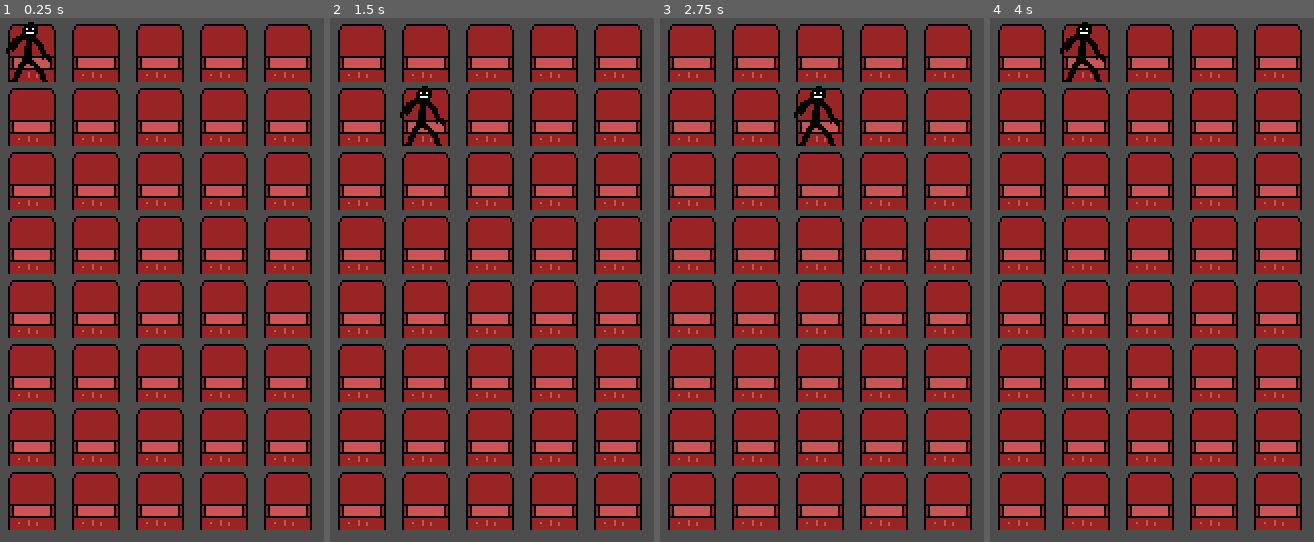
Above: before the commit, frames 1-4 (left to right).
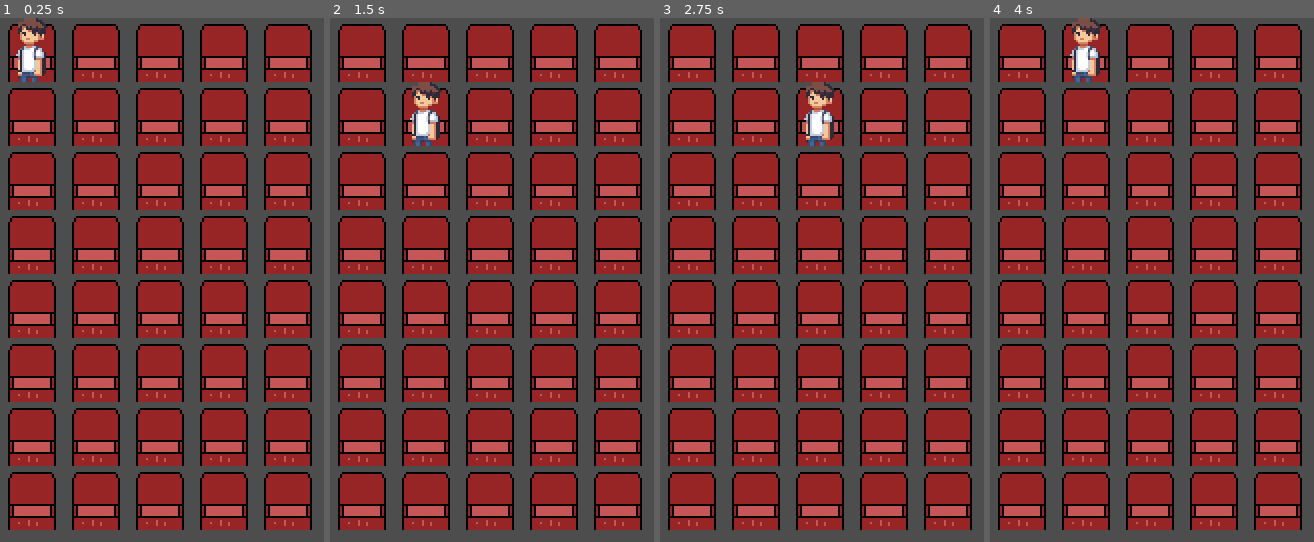
Above: after the commit, the same moments.

Repository: dtuukkanen/FinnishGameJam2024
Game: Godot game, scene res://node_2d.tscn
The game is run twice, just before and just after one commit, with the same random seed, the same clock (stepped at 60 frames per second) and the same inputs.
Inputs:
- Up to frame 1 (0.25 s): no input
- Up to frame 2 (1.5 s): tap Enter at 0.5 s; hold Right (ui_right) 0.53-1.28 s; tap Space at 1.25 s; hold Down (ui_down) from 1.28 s (still down)
- Up to frame 3 (2.75 s): tap Enter at 2 s; release Down (ui_down) at 2.03 s; hold Right (ui_right) from 2.03 s (still down)
- Up to frame 4 (4 s): tap Space at 2.75 s; release Right (ui_right) at 2.78 s; hold Up (ui_up) 2.78-3.53 s; tap Enter at 3.5 s; hold Left (ui_left) from 3.53 s (still down)

The runs differ from the first frame. In frame 1, 1.1% of the frame differs, in the area x 1-16%, y 0-13%; in frame 2, 1.1%; in frame 3, 1.1%; in frame 4, 1.1%.

Commit message:
Student
Added a student image

Diff:
--- a/node_2d.tscn
+++ b/node_2d.tscn
@@ -1,17 +1,19 @@
 [gd_scene load_steps=4 format=3 uid="uid://c8g06xf7pskkg"]
 
-[ext_resource type="Texture2D" uid="uid://dvjjbpmnh1asn" path="res://Assets/student.png" id="1_5xwvy"]
 [ext_resource type="Script" path="res://node_2d.gd" id="1_k00io"]
 [ext_resource type="Script" path="res://Student.gd" id="2_wgeru"]
+[ext_resource type="Texture2D" uid="uid://d0mrfc0bqquwo" path="res://Assets/Oppilas8bit.png" id="2_y31lj"]
 
 [node name="Node2D" type="Node2D"]
 script = ExtResource("1_k00io")
 
 [node name="Student" type="Sprite2D" parent="."]
 z_index = 1
-texture = ExtResource("1_5xwvy")
+texture = ExtResource("2_y31lj")
 centered = false
 script = ExtResource("2_wgeru")
 
 [node name="Chairs" type="Sprite2D" parent="."]
 centered = false
+
+[node name="Sprite2D" type="Sprite2D" parent="."]
--- a/project.godot
+++ b/project.godot
@@ -21,6 +21,10 @@
 window/size/viewport_height=640
 window/stretch/mode="canvas_items"
 
+[editor_plugins]
+
+enabled=PackedStringArray()
+
 [rendering]
 
 renderer/rendering_method="mobile"
Binary file added: Assets/Oppilas8bit.png
Not shown, added: Assets/Oppilas8bit.png.import
